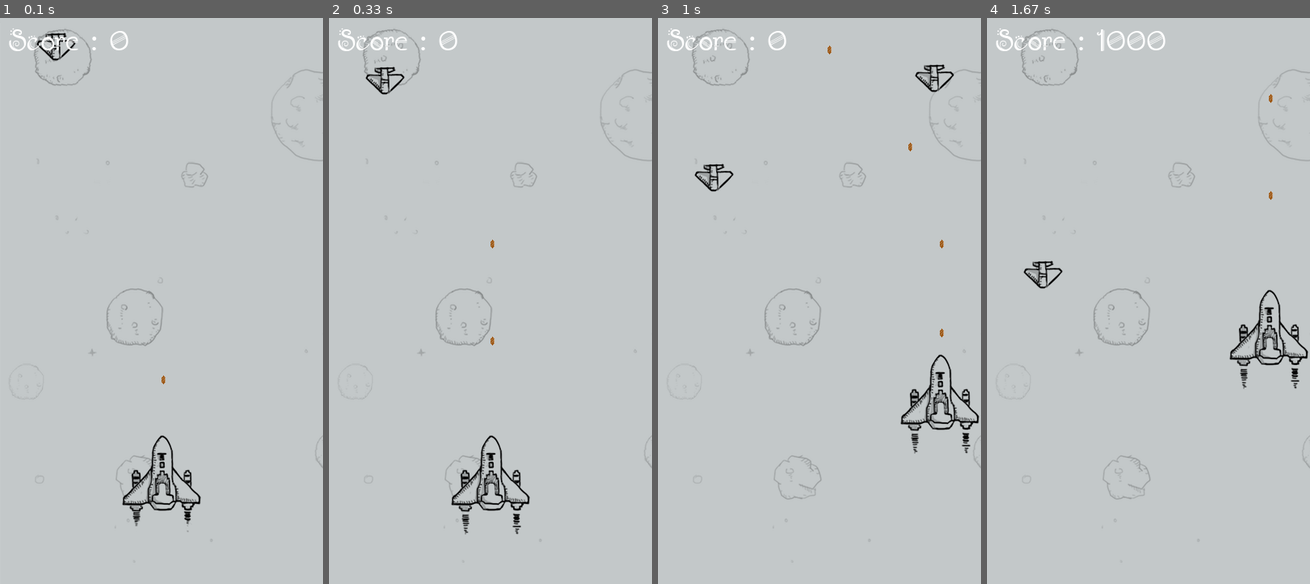
Above: before the commit, frames 1-4 (left to right).
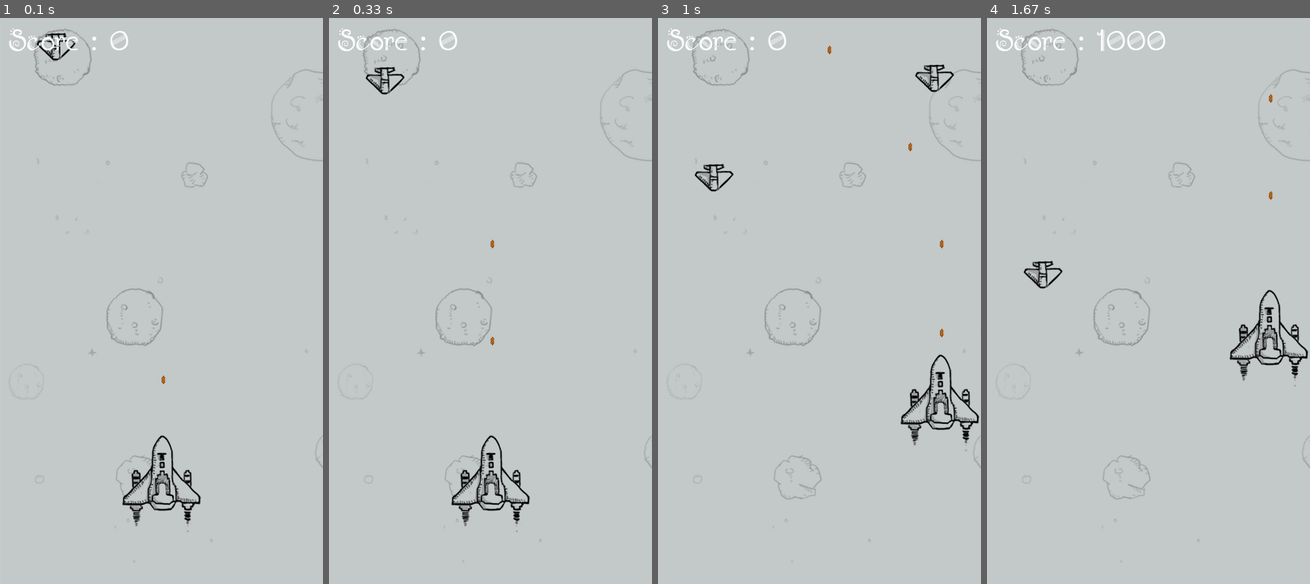
Above: after the commit, the same moments.

Repository: luhouxiang/planewar
Game: pygame game, started from main.py
Same seed, same stepped clock (60 frames per second), same inputs: the game is played once before the commit and once after it.
Inputs:
- Up to frame 1 (0.1 s): no input
- Up to frame 2 (0.33 s): no input
- Up to frame 3 (1 s): hold Right 0.33-0.8 s; hold Up from 0.83 s (still down)
- Up to frame 4 (1.67 s): release Up at 1.13 s

Frame 1 is identical in both runs. In frame 2, 0.1% of the frame differs, in the area x 41-60%, y 87-92%; in frame 3, 0.1%; in frame 4, 0.1%.

Commit message:
Refactor: 进一步抽象到类中|

Diff:
--- a/enemy.py
+++ b/enemy.py
@@ -5,6 +5,7 @@
 
 
 def gen_enemies(bg_size, num):
+    Enemy.e1_destroy_index = 0
     enemies = pygame.sprite.Group()
     for i in range(num):
         e1 = Enemy(bg_size)
@@ -62,6 +63,7 @@
 
     @classmethod
     def draw(cls, delay, enemies):
+
         # 绘制敌机
         for each in enemies:
             if each.active:
--- a/game.py
+++ b/game.py
@@ -16,6 +16,7 @@
     bg_size = Ground.get_bg_size()
     background = Ground.get_background()
     screen = Ground.get_screen()
+    delay = 100
 
     def __init__(self):
         pass
@@ -23,71 +24,81 @@
     @classmethod
     def start(cls):
 
-        # 生成我方飞机
-        me = Plane(cls.bg_size)
-        # 生成敌机
+        # 生成我方飞，敌机，完成准备工作
+        clock, me, enemies = cls.ready()
 
-        enemies = enemy.gen_enemies(cls.bg_size, 45)
+        while True:
+            # 接受系统消息，完成退出
+            cls.response_system_request()
 
-        # 中弹图片索引
-        Plane.me_destroy_index = 0
-        Enemy.e1_destroy_index = 0
+            # 绘制背景色
+            cls.draw_background()
 
-        life_num = Plane.life_num
-        Score.reset()
-
-        clock = pygame.time.Clock()
-
-        # 用于替换图片
-        switch_image = True
-
-        # 用于延迟显示
-        delay = 100
-
-        running = True
-
-        while running:
-            for event in pygame.event.get():
-                if event.type == QUIT:
-                    pygame.quit()
-                    sys.exit()
-
-            cls.screen.blit(cls.background, (0, 0))
-
-            if life_num:
+            if me.has_life():
                 # 操作我的飞机
                 Plane.operation(me)
 
                 # 发射子弹
-                Bullet.operation(delay, me, enemies)
+                Bullet.operation(cls.delay, me, enemies)
 
                 # 检测我方飞机是否被撞
-                Plane.check_plane_crash(enemies, me)
+                Plane.check_plane_crash(me, enemies)
 
                 # 绘制敌机
-                Enemy.draw(delay, enemies)
+                Enemy.draw(cls.delay, enemies)
 
                 # 绘制我方飞机
-                life_num = Plane.draw(delay, life_num, me, switch_image)
+                Plane.draw(cls.delay, me)
 
                 # 绘制分数
                 Score.draw_score()
 
-            # 绘制游戏结束画面
-            elif life_num <= 0:
-                pygame.mixer.music.stop()
-                pygame.mixer.stop()
+            # 处理结束状态
+            else:
+                cls.deal_end()
 
-                Score.draw_last()
-                Score.deal_mouse()
+            # 系统默认处理
+            cls.system_default_process(clock)
 
-            if not (delay % 5):
-                switch_image = not switch_image
+    @classmethod
+    def ready(cls):
+        clock = pygame.time.Clock()
+        # 生成我方飞机
+        me = Plane(cls.bg_size)
+        # 生成敌机
+        enemies = enemy.gen_enemies(cls.bg_size, 45)
+        Score.reset()
+        return clock, me, enemies
 
-            delay -= 1
+    @classmethod
+    def draw_background(cls):
+        cls.screen.blit(cls.background, (0, 0))
 
-            if not delay:
-                delay = 100
+    @classmethod
+    def system_default_process(cls, clock):
+        cls.delay -= 1
+        if not cls.delay:
+            cls.delay = 100
+        pygame.display.flip()
+        clock.tick(60)
 
-            pygame.display.flip()
-            clock.tick(60)
+    @classmethod
+    def response_system_request(cls):
+        for event in pygame.event.get():
+            if event.type == QUIT:
+                pygame.quit()
+                sys.exit()
+
+    @classmethod
+    def deal_end(cls):
+        pygame.mixer.music.stop()
+        pygame.mixer.stop()
+        Score.draw_last()
+        Score.deal_mouse()
+
+    @classmethod
+    def dec_delay(cls, delay):
+        delay -= 1
+        if not delay:
+            delay = 100
+        return delay
--- a/plane.py
+++ b/plane.py
@@ -12,17 +12,18 @@
     sound = pygame.mixer.Sound("sound/me_down.wav")
     sound.set_volume(0.4)
     me_destroy_index = 0
-    life_num = 2
     screen = Ground.get_screen()
     bullet_num = 32 # 我方飞机子弹数
 
     def __init__(self, bg_size):
         pygame.sprite.Sprite.__init__(self)
+        Plane.me_destroy_index = 0
         # 生成普通子弹
         self.image1 = pygame.image.load("images/me1.png").convert_alpha()
         self.image2 = pygame.image.load("images/me2.png").convert_alpha()
         self.destroy_images = []
         self.active = True
+        self.switch_image = False
         self.destroy_images.extend([
             pygame.image.load("images/me_destroy_1.png").convert_alpha(),
             pygame.image.load("images/me_destroy_2.png").convert_alpha(),
@@ -37,10 +38,13 @@
         self.speed = 10
         self.invincible = False
         self.mask = pygame.mask.from_surface(self.image1)
-
+        self.life_num = 2
         self.bullet_list = []
         for i in range(Bullet.num):
             self.bullet_list.append(Bullet(self.rect.midtop))
+
+    def has_life(self):
+        return self.life_num > 0
 
     def move_up(self):
         if self.rect.top > 0:
@@ -67,6 +71,7 @@
             self.rect.right = self.width
 
     def reset(self):
+        self.life_num -= 1
         self.rect.left, self.rect.top = \
             (self.width - self.rect.width) // 2, self.height - self.rect.height - 60
         self.active = True
@@ -81,10 +86,12 @@
         cls.sound.play()
 
     @classmethod
-    def draw(cls, delay, life_num, me, switch_image):
+    def draw(cls, delay,  me):
         destroy_image_size = len(me.destroy_images)
+        if not (delay % 5):
+            me.switch_image = not me.switch_image
         if me.active:
-            if switch_image:
+            if me.switch_image:
                 cls.screen.blit(me.image1, me.rect)
             else:
                 cls.screen.blit(me.image2, me.rect)
@@ -95,9 +102,7 @@
                 cls.screen.blit(me.destroy_images[Plane.me_destroy_index], me.rect)
                 Plane.me_destroy_index = (Plane.me_destroy_index + 1) % destroy_image_size
                 if Plane.me_destroy_index == 0:
-                    life_num -= 1
                     me.reset()
-        return life_num
 
     @classmethod
     def operation(cls, me):
@@ -117,7 +122,7 @@
             me.move_right()
 
     @classmethod
-    def check_plane_crash(cls, enemies, me):
+    def check_plane_crash(cls, me, enemies):
         enemies_down = pygame.sprite.spritecollide(me, enemies, False, pygame.sprite.collide_mask)
         if enemies_down:
             me.active = False
